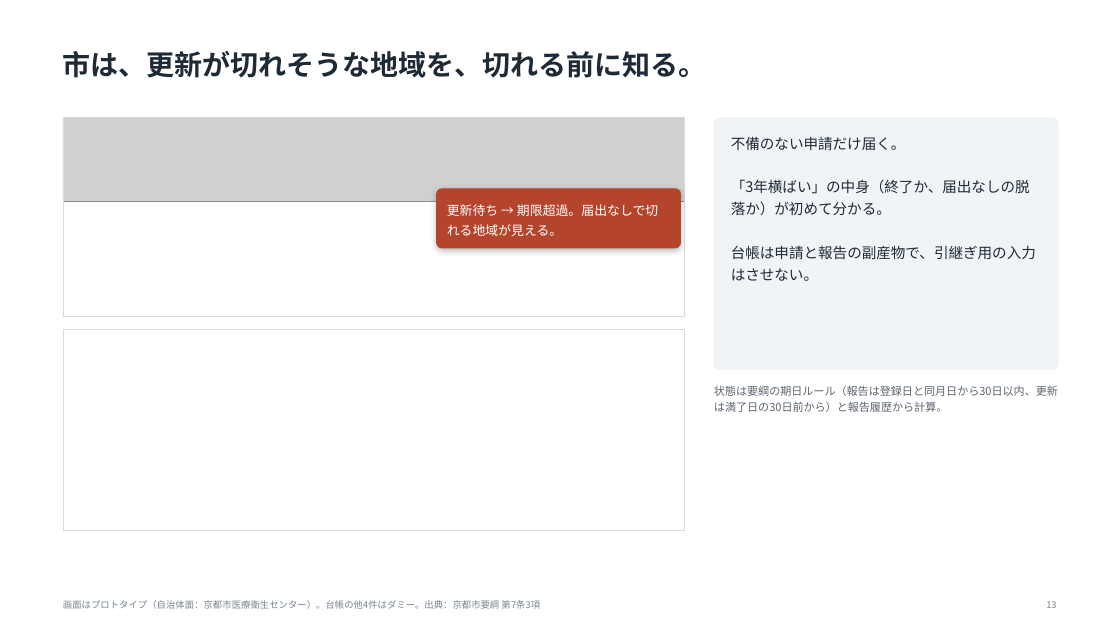
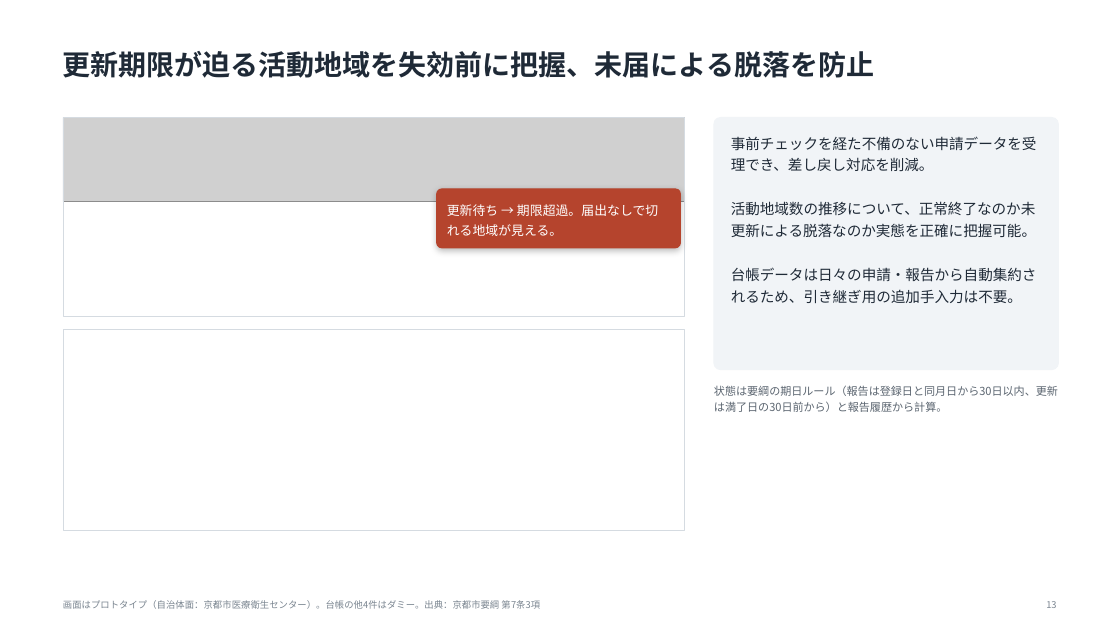
Before and after one commit to tsurutontan634/VORN, a slide deck: slide 13 of docs/deck3/nekonote_VORN2026.pptx. Drawn at 1120x630 pixels with LibreOffice and Linux fonts; fonts in the diff are those of the drawing; grey boxes stand for pictures; background and template pictures are left out. Boxes give left, top, right and bottom in pixels: in the first picture for what was removed or moved away, otherwise in the second. Text is boxed around its words. In the diff, an @@ line names an element or a change of style, - is before the commit and + after.

```diff
--- a/docs/deck3/nekonote_VORN2026.pptx
+++ b/docs/deck3/nekonote_VORN2026.pptx
@@ text at [63, 51, 874, 78]: text changed @@
-市は、更新が切れそうな地域を、切れる前に知る。
+更新期限が迫る活動地域を失効前に把握、未届による脱落を防止
@@ text at [731, 136, 1037, 303]: text changed @@
-不備のない申請だけ届く。
-「3年横ばい」の中身（終了か、届出なしの脱落か）が初めて分かる。
-台帳は申請と報告の副産物で、引継ぎ用の入力はさせない。
+事前チェックを経た不備のない申請データを受理でき、差し戻し対応を削減。
+活動地域数の推移について、正常終了なのか未更新による脱落なのか実態を正確に把握可能。
+台帳データは日々の申請・報告から自動集約されるため、引き継ぎ用の追加手入力は不要。
```
Also in this commit, not shown: 17 other slides changed, 5 other files.
